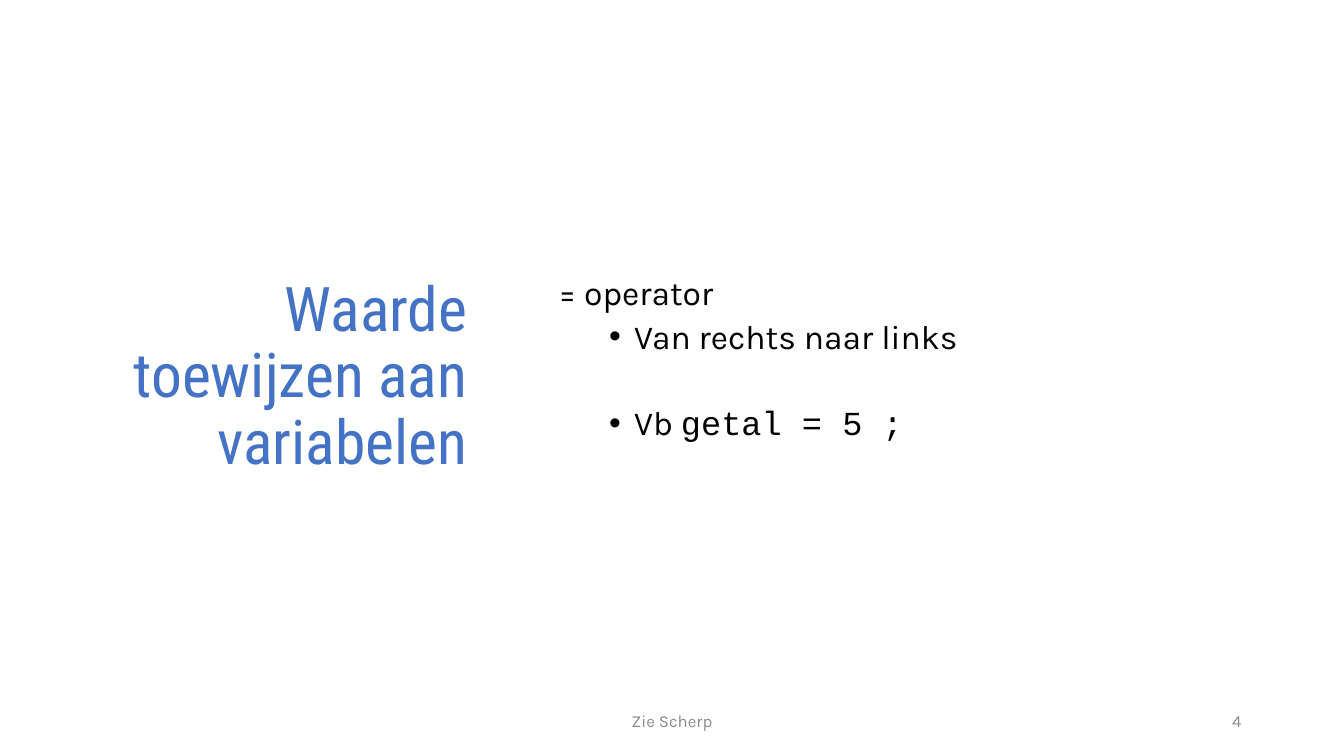
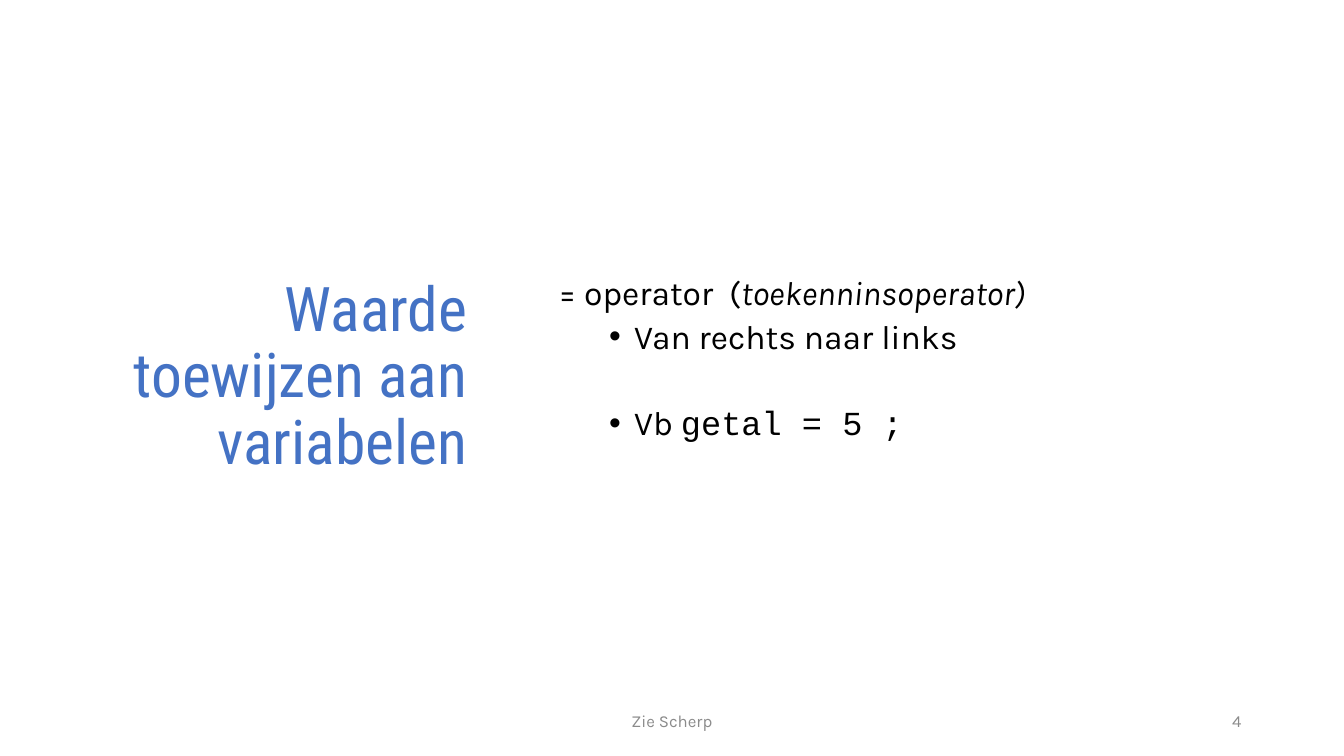
Before and after one commit to timdams/csharpbook, a slide deck: slide 4 of _SLIDES/2020/H2- De basiconcepten van cs/H2_3_Variabelen.pptx. Drawn at 1344x756 pixels with LibreOffice and Linux fonts; fonts in the diff are those of the drawing; background and template pictures are left out. Boxes give left, top, right and bottom in pixels: in the first picture for what was removed or moved away, otherwise in the second. Text is boxed around its words. In the diff, an @@ line names an element or a change of style, - is before the commit and + after.

```diff
--- a/_SLIDES/2020/H2- De basiconcepten van cs/H2_3_Variabelen.pptx
+++ b/_SLIDES/2020/H2- De basiconcepten van cs/H2_3_Variabelen.pptx
@@ text at (584, 280, 1025, 313): text changed; italic on @@
-= operator
+= operator (toekenninsoperator)
```
Also in this commit, not shown: 1 other slide changed, 4 other files.
